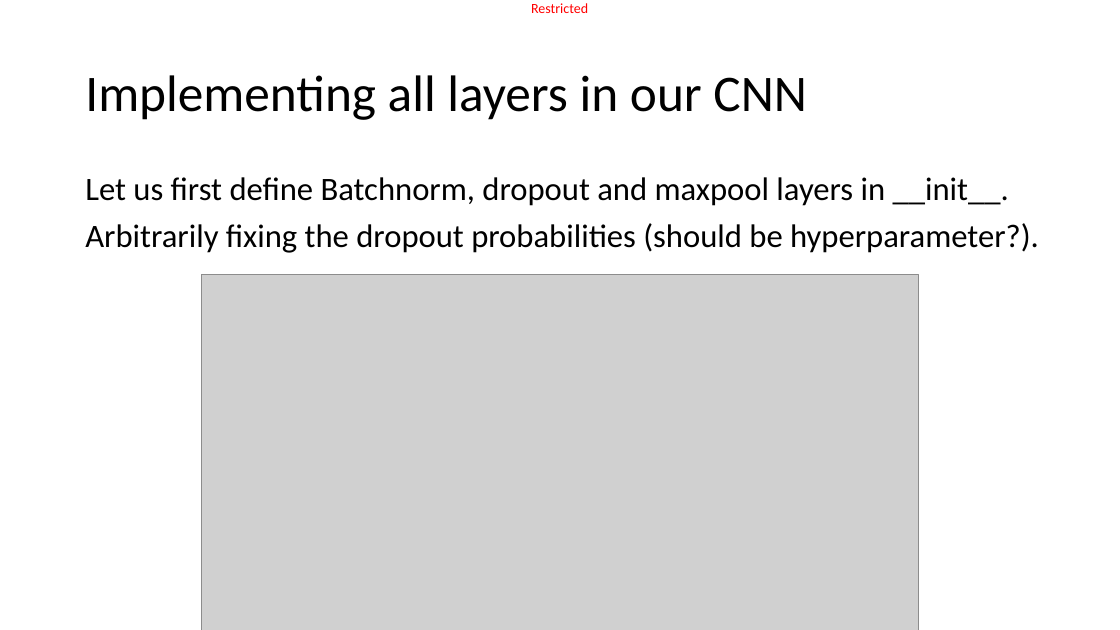
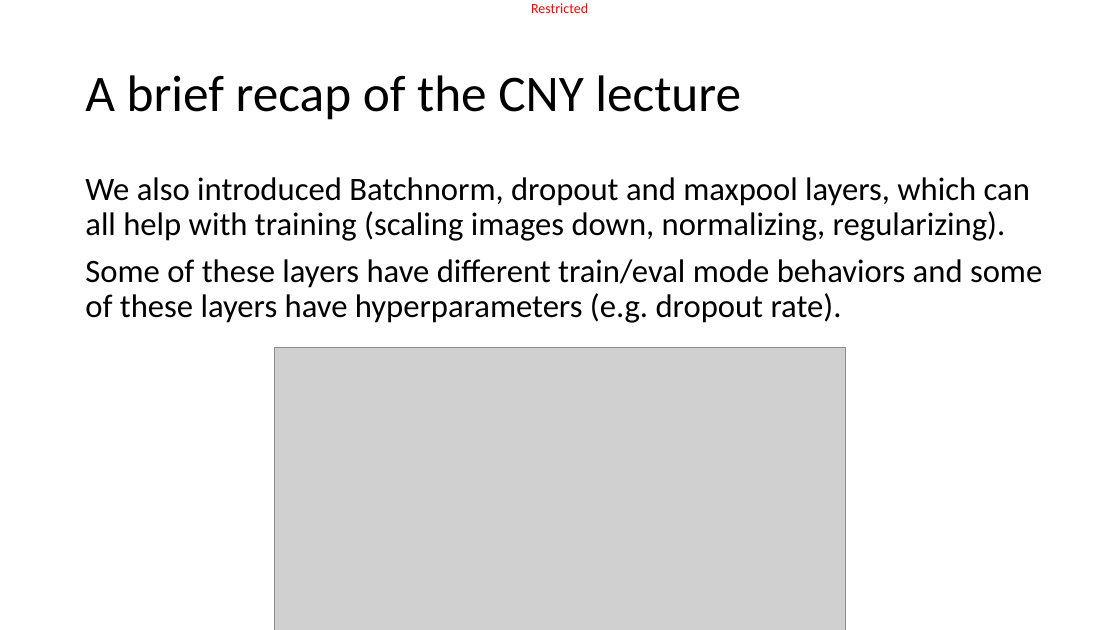
Before and after one commit to matthieudemari/SUTD_DL_50_039, a slide deck: slide 7 of W4/3. W4S3 final/W4S3.pptx (slide 6 before the commit). Drawn at 1120x630 pixels with LibreOffice and Linux fonts; fonts in the diff are those of the drawing; grey boxes stand for pictures. Boxes give left, top, right and bottom in pixels: in the first picture for what was removed or moved away, otherwise in the second. Text is boxed around its words. In the diff, an @@ line names an element or a change of style, - is before the commit and + after.

```diff
--- a/W4/3. W4S3 final/W4S3.pptx
+++ b/W4/3. W4S3 final/W4S3.pptx
@@ title at (85, 75, 741, 120): text changed @@
-Implementing all layers in our CNN
+A brief recap of the CNY lecture
@@ text at (85, 177, 1042, 323): text changed @@
-Let us first define Batchnorm, dropout and maxpool layers in __init__.
-Arbitrarily fixing the dropout probabilities (should be hyperparameter?).
+We also introduced Batchnorm, dropout and maxpool layers, which can all help with training (scaling images down, normalizing, regularizing).
+Some of these layers have different train/eval mode behaviors and some of these layers have hyperparameters (e.g. dropout rate).
@@ picture: place and size @@
-picture at (202, 275, 919, 630)
+picture at (275, 348, 845, 630)
```
Also in this commit, not shown: 10 other slides changed, 1 slide added, 2 slides removed, 27 other files.
